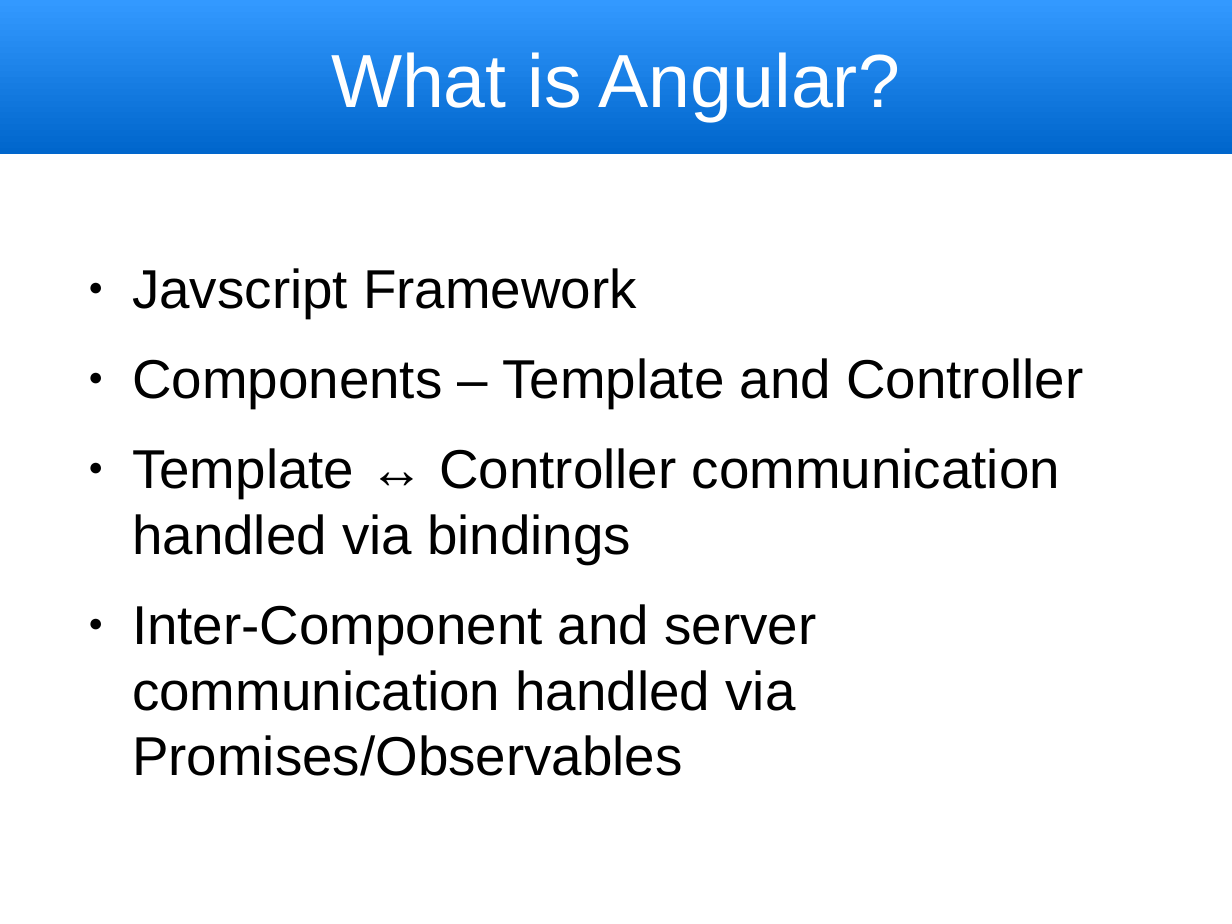
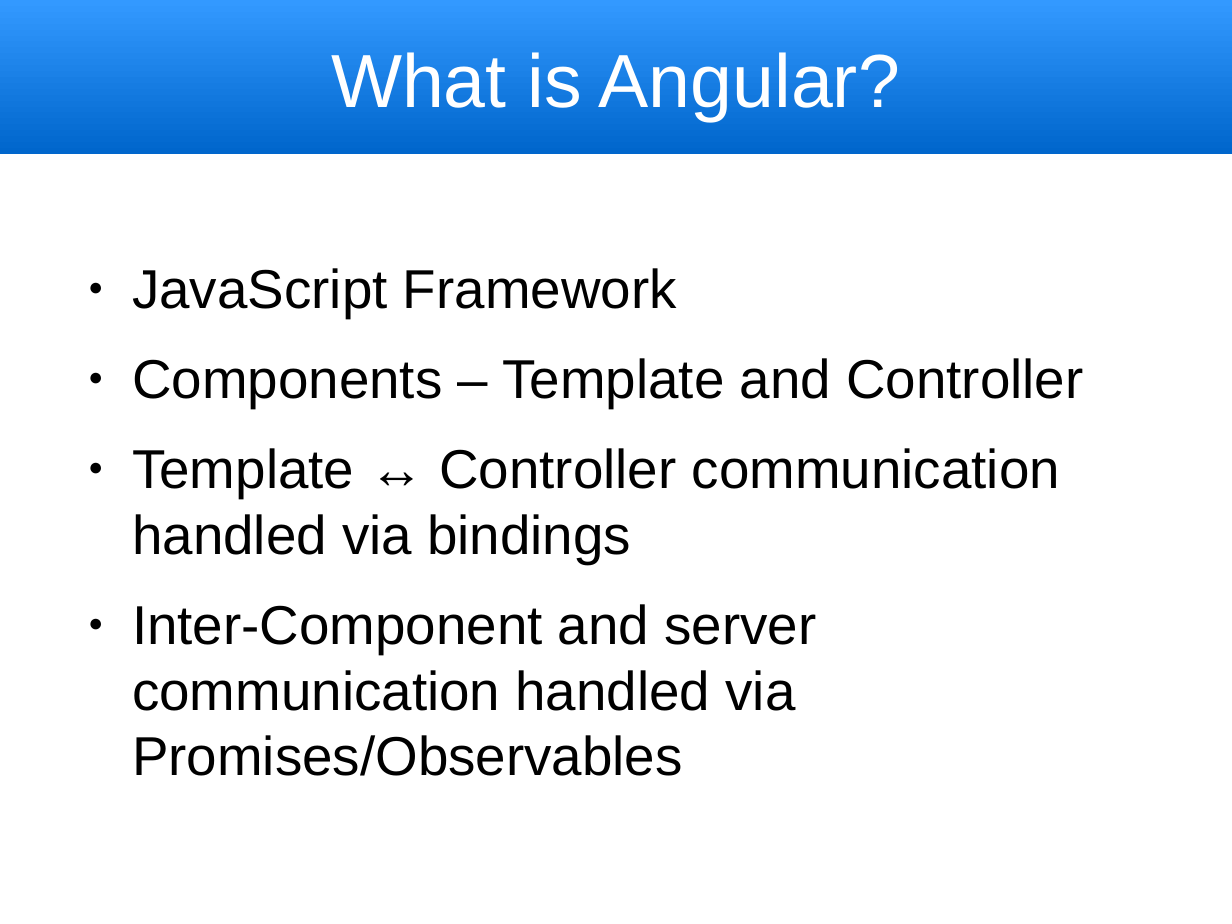
Before and after one commit to trognus/devcon2016, a slide deck: slide 3 of devconNg2.odp. Drawn at 1232x924 pixels with LibreOffice and Linux fonts; fonts in the diff are those of the drawing. Boxes give left, top, right and bottom in pixels: in the first picture for what was removed or moved away, otherwise in the second. Text is boxed around its words. In the diff, an @@ line names an element or a change of style, - is before the commit and + after.

```diff
--- a/devconNg2.odp
+++ b/devconNg2.odp
@@ text at <box>132,268,677,318</box>: text changed @@
-● Javscript Framework
+● JavaScript Framework
```
Also in this commit, not shown: 4 other slides changed, 2 slides added, 1 other file.
